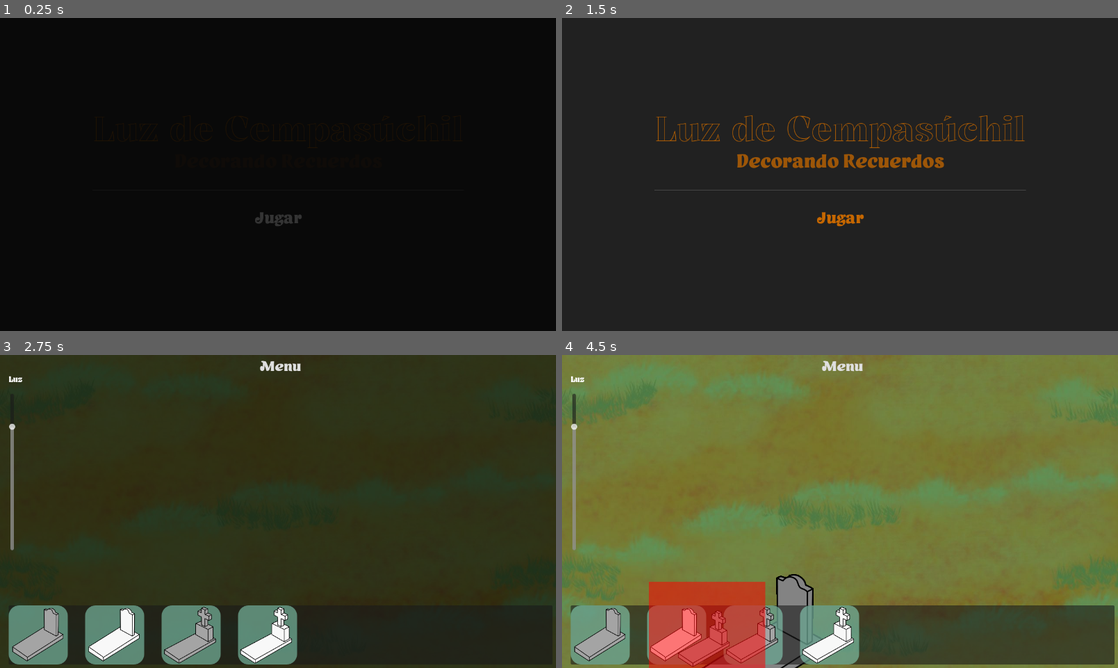
Above: before the commit, frames 1-4 (two rows, left to right).
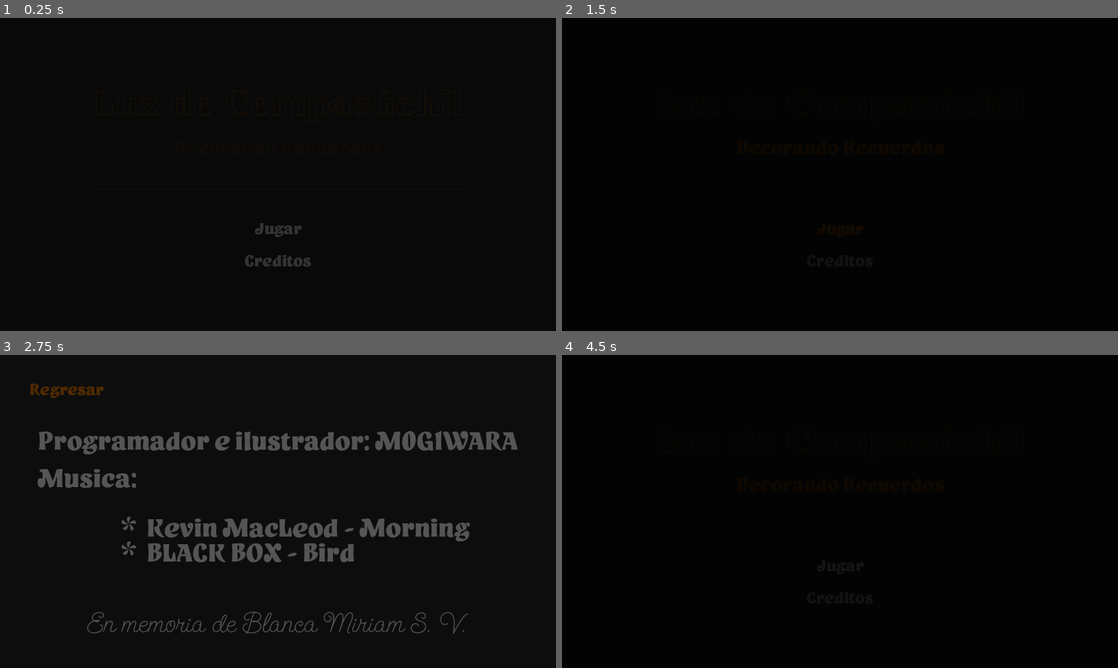
Above: after the commit, the same moments.

Repository: M0G1WARA/game-jam-2025
Game: Godot game, scene res://Scenes/MainMenu/main_menu.tscn
Two runs of this game, one before a commit and one after it. Both use one fixed random seed, a clock stepped at 60 frames per second and the inputs below.
Inputs (mouse positions are in pixels of both pictures, inside the frame that each line leads up to):
- Up to frame 1 (0.25 s): no input
- Up to frame 2 (1.5 s): click (840, 262) at 0.5 s, where only the run after the commit has a clickable "Creditos"; click "Jugar" at 1.25 s
- Up to frame 3 (2.75 s): click "Jugar" (after the commit: "Regresar") at 2 s
- Up to frame 4 (4.5 s): drag from (600, 633) to (751, 636) at 2.77 s; click "Decorar" (after the commit: "Jugar") at 3.5 s; drag from (751, 636) to (600, 636) at 4.27 s

The runs differ from the first frame. In frame 1, 0.5% of the frame differs, in the area x 44-56%, y 62-80%; in frame 2, 100%; in frame 3, 89%; in frame 4, 100%, in the area x 0-100%, y 0-100%.
Error in both runs: Cannot call method 'change_scene_to_file' on a null value. (res://Scenes/MainMenu/main_menu.gd:15)

Commit message:
Add credits

Diff:
--- /dev/null
+++ b/Scenes/Credits/credits.gd
@@ -0,0 +1,12 @@
+extends Control
+
+
+func _ready():
+	Transition.fade_in()
+	await Transition.transition_finished
+
+
+func _on_button_pressed():
+	Transition.fade_out()
+	await Transition.transition_finished
+	get_tree().change_scene_to_file("res://Scenes/MainMenu/main_menu.tscn")
--- /dev/null
+++ b/Scenes/Credits/credits.tscn
@@ -0,0 +1,84 @@
+[gd_scene load_steps=5 format=3 uid="uid://dho8d0pjprd8h"]
+
+[ext_resource type="Script" uid="uid://b1gbchhaeks6x" path="res://Scenes/Credits/credits.gd" id="1_4lsct"]
+[ext_resource type="FontFile" uid="uid://bi7q65npobhdr" path="res://Font/Yeast/Yeast.otf" id="2_ut8rr"]
+[ext_resource type="FontFile" uid="uid://h1g5gpac6bna" path="res://Font/SendFlowers/SendFlowers-Regular.otf" id="3_4hn7j"]
+
+[sub_resource type="StyleBoxEmpty" id="StyleBoxEmpty_fax7y"]
+
+[node name="Credits" type="Control"]
+layout_mode = 3
+anchors_preset = 15
+anchor_right = 1.0
+anchor_bottom = 1.0
+grow_horizontal = 2
+grow_vertical = 2
+script = ExtResource("1_4lsct")
+
+[node name="ColorRect" type="ColorRect" parent="."]
+layout_mode = 1
+anchors_preset = 15
+anchor_right = 1.0
+anchor_bottom = 1.0
+grow_horizontal = 2
+grow_vertical = 2
+color = Color(0.15487596, 0.154876, 0.15487596, 1)
+
+[node name="MarginContainer" type="MarginContainer" parent="."]
+layout_mode = 1
+anchors_preset = 15
+anchor_right = 1.0
+anchor_bottom = 1.0
+grow_horizontal = 2
+grow_vertical = 2
+theme_override_constants/margin_left = 64
+theme_override_constants/margin_top = 64
+theme_override_constants/margin_right = 64
+theme_override_constants/margin_bottom = 64
+
+[node name="VBoxContainer" type="VBoxContainer" parent="MarginContainer"]
+layout_mode = 2
+size_flags_horizontal = 4
+theme_override_constants/separation = 32
+
+[node name="Label" type="Label" parent="MarginContainer/VBoxContainer"]
+layout_mode = 2
+theme_override_fonts/font = ExtResource("2_ut8rr")
+theme_override_font_sizes/font_size = 64
+text = "
+
+Programador e ilustrador: M0G1WARA"
+
+[node name="Label3" type="Label" parent="MarginContainer/VBoxContainer"]
+layout_mode = 2
+theme_override_fonts/font = ExtResource("2_ut8rr")
+theme_override_font_sizes/font_size = 64
+text = "Musica:
+
+                *  Kevin MacLeod - Morning
+                *  BLACK BOX - Bird
+"
+
+[node name="Label2" type="Label" parent="MarginContainer/VBoxContainer"]
+layout_mode = 2
+theme_override_fonts/font = ExtResource("3_4hn7j")
+theme_override_font_sizes/font_size = 64
+text = "En memoria de Blanca Miriam S. V."
+horizontal_alignment = 1
+
+[node name="Button" type="Button" parent="."]
+layout_mode = 0
+offset_left = 64.0
+offset_top = 60.0
+offset_right = 243.0
+offset_bottom = 102.0
+size_flags_horizontal = 0
+size_flags_vertical = 0
+theme_override_colors/font_hover_color = Color(0.92941177, 0.4862745, 0, 1)
+theme_override_fonts/font = ExtResource("2_ut8rr")
+theme_override_font_sizes/font_size = 40
+theme_override_styles/focus = SubResource("StyleBoxEmpty_fax7y")
+text = "Regresar"
+flat = true
+
+[connection signal="pressed" from="Button" to="." method="_on_button_pressed"]
--- a/Scenes/MainMenu/main_menu.gd
+++ b/Scenes/MainMenu/main_menu.gd
@@ -20,3 +20,9 @@
 	Transition.fade_out()
 	await Transition.transition_finished
 	get_tree().change_scene_to_file("res://Scenes/Game/game.tscn")
+
+
+func _on_button_3_pressed():
+	Transition.fade_out()
+	await Transition.transition_finished
+	get_tree().change_scene_to_file("res://Scenes/Credits/credits.tscn")
--- a/Scenes/MainMenu/main_menu.tscn
+++ b/Scenes/MainMenu/main_menu.tscn
@@ -99,6 +99,7 @@
 offset_bottom = 161.5
 grow_horizontal = 2
 grow_vertical = 2
+theme_override_constants/separation = 32
 
 [node name="Title" type="Label" parent="VBoxContainer"]
 layout_mode = 2
@@ -139,6 +140,15 @@
 text = "Continuar"
 flat = true
 
+[node name="Button3" type="Button" parent="VBoxContainer"]
+layout_mode = 2
+theme_override_colors/font_hover_color = Color(0.92941177, 0.4862745, 0, 1)
+theme_override_fonts/font = ExtResource("3_0qgbs")
+theme_override_font_sizes/font_size = 40
+theme_override_styles/focus = SubResource("StyleBoxEmpty_0qgbs")
+text = "Creditos"
+flat = true
+
 [node name="AudioStreamPlayer2D" type="AudioStreamPlayer2D" parent="."]
 stream = ExtResource("4_0qgbs")
 volume_db = -20.0
@@ -152,3 +162,4 @@
 
 [connection signal="pressed" from="VBoxContainer/Button" to="." method="_on_button_pressed"]
 [connection signal="pressed" from="VBoxContainer/Button2" to="." method="_on_button_2_pressed"]
+[connection signal="pressed" from="VBoxContainer/Button3" to="." method="_on_button_3_pressed"]
Not shown, added: Scenes/Credits/credits.gd.uid
